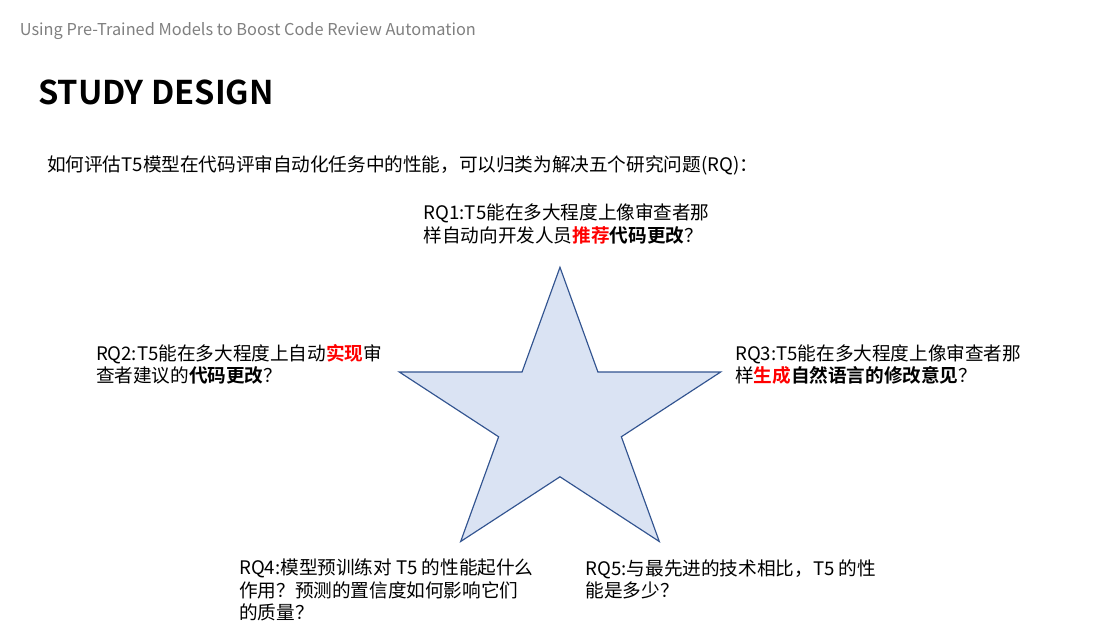
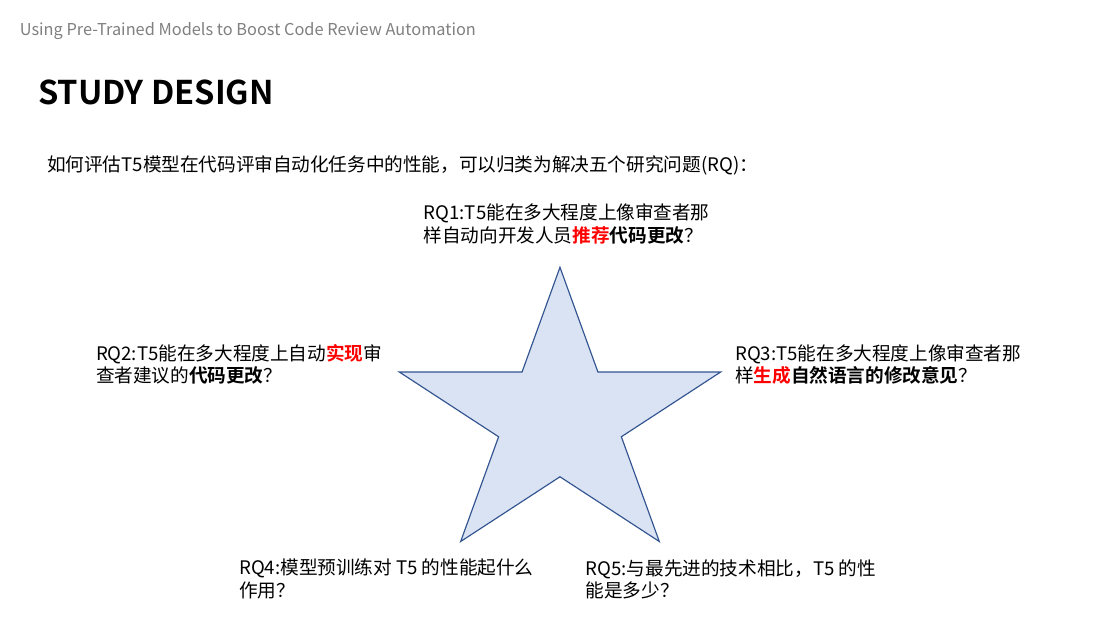
Before and after one commit to celeste-lingshi/Celeste, a slide deck: slide 11 of 汇报/软件测试展示_222126_项桂巳雨.pptx. Drawn at 1120x630 pixels with LibreOffice and Linux fonts; fonts in the diff are those of the drawing. Boxes give left, top, right and bottom in pixels: in the first picture for what was removed or moved away, otherwise in the second. Text is boxed around its words. In the diff, an @@ line names an element or a change of style, - is before the commit and + after.

```diff
--- a/汇报/软件测试展示_222126_项桂巳雨.pptx
+++ b/汇报/软件测试展示_222126_项桂巳雨.pptx
@@ text at [239,558,534,599]: text changed @@
-RQ4:模型预训练对 T5 的性能起什么作用？预测的置信度如何影响它们的质量？
+RQ4:模型预训练对 T5 的性能起什么作用？
```
Also in this commit, not shown: 3 other slides changed, 2 slides added.
